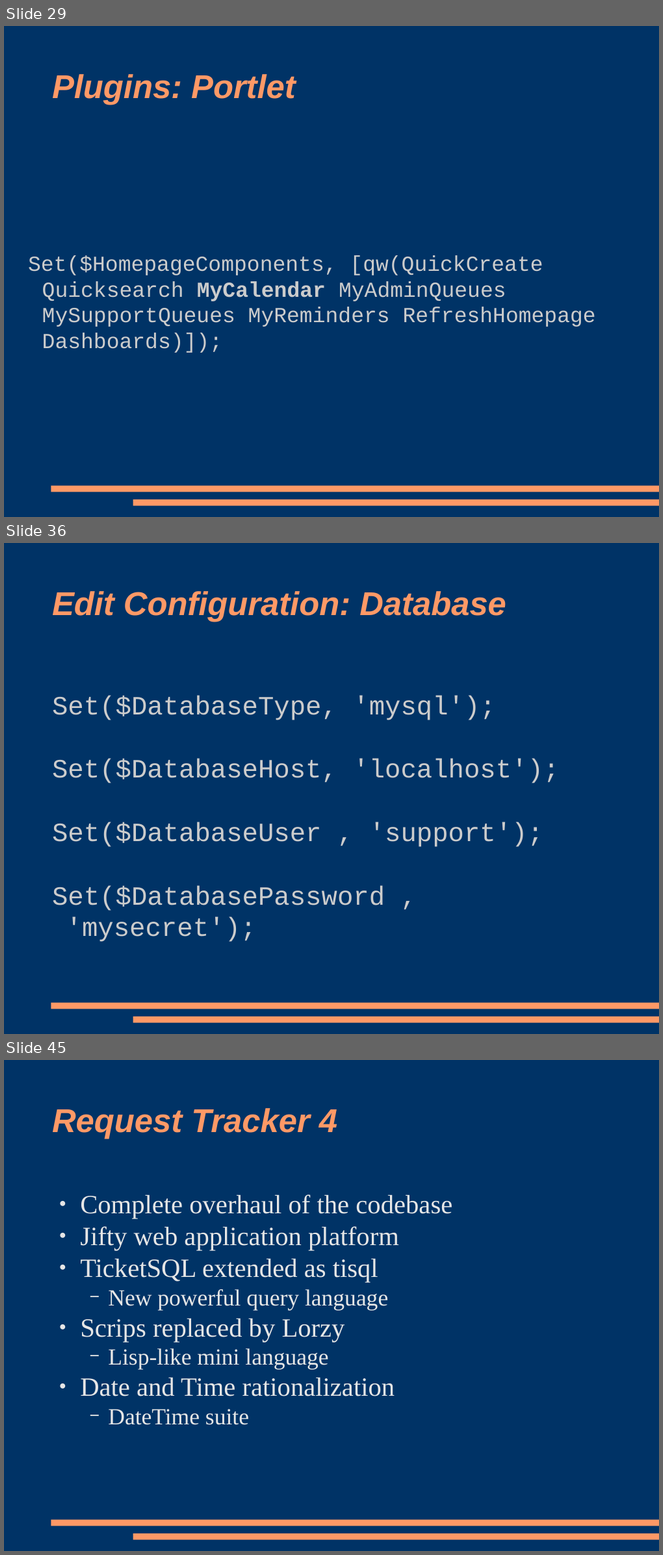
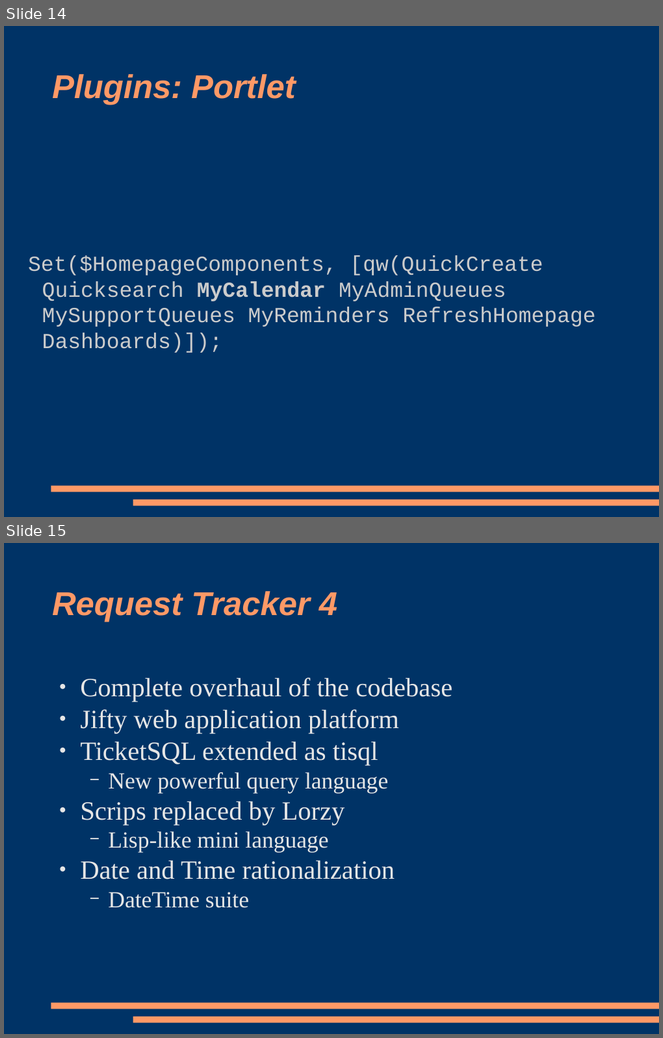
Before and after one commit to racke/Presentations, a slide deck: yapc2009/rt38.odp. Shown one above the other, each under a label of ours: slides 29, 36 and 45 before the commit, slides 14 and 15 after it; the slides between them are not shown. The pictures are 663x1555 and 663x1038 pixels, drawn with LibreOffice and Linux fonts; fonts in the diff are those of the drawing. Boxes give left, top, right and bottom in pixels: in the first picture for what was removed or moved away, otherwise in the second. Text is boxed around its words. In the diff, an @@ line names an element or a change of style, - is before the commit and + after.

```diff
--- a/yapc2009/rt38.odp
+++ b/yapc2009/rt38.odp
@@ slide 36 removed at (4, 543, 659, 1034), background #003366; not listed: 2 template elements that a slide beside it also shows @@
@@ title removed at (52, 591, 506, 622) @@
-Edit Configuration: Database
@@ subtitle removed at (52, 696, 559, 942) @@
-Set($DatabaseType, 'mysql');
-Set($DatabaseHost, 'localhost');
-Set($DatabaseUser , 'support');
-Set($DatabasePassword , 'mysecret');
@@ what was slide 29 is now slide 14 @@
@@ what was slide 45 is now slide 15 @@
```
Also in this commit, not shown: 6 slides changed, 29 other slides removed.
